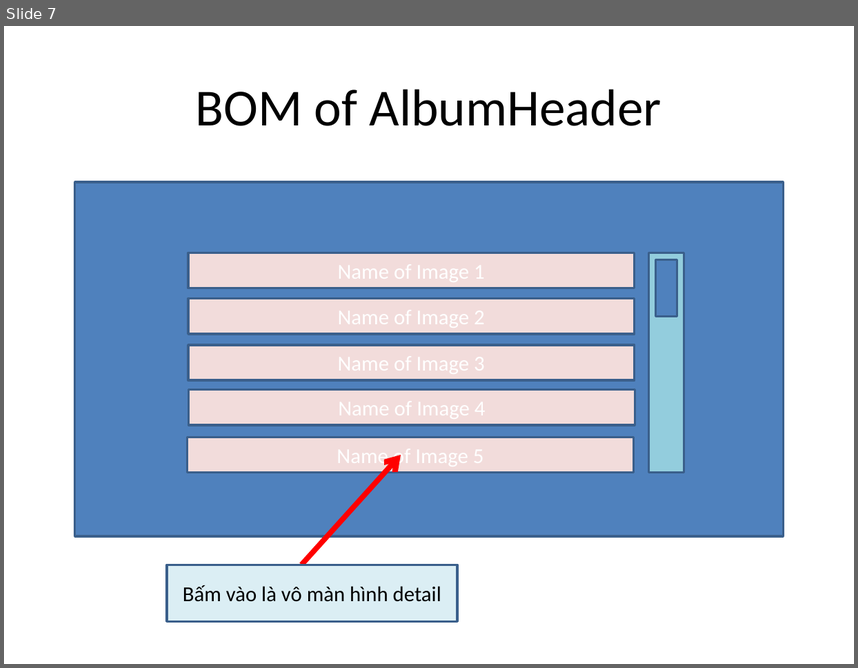
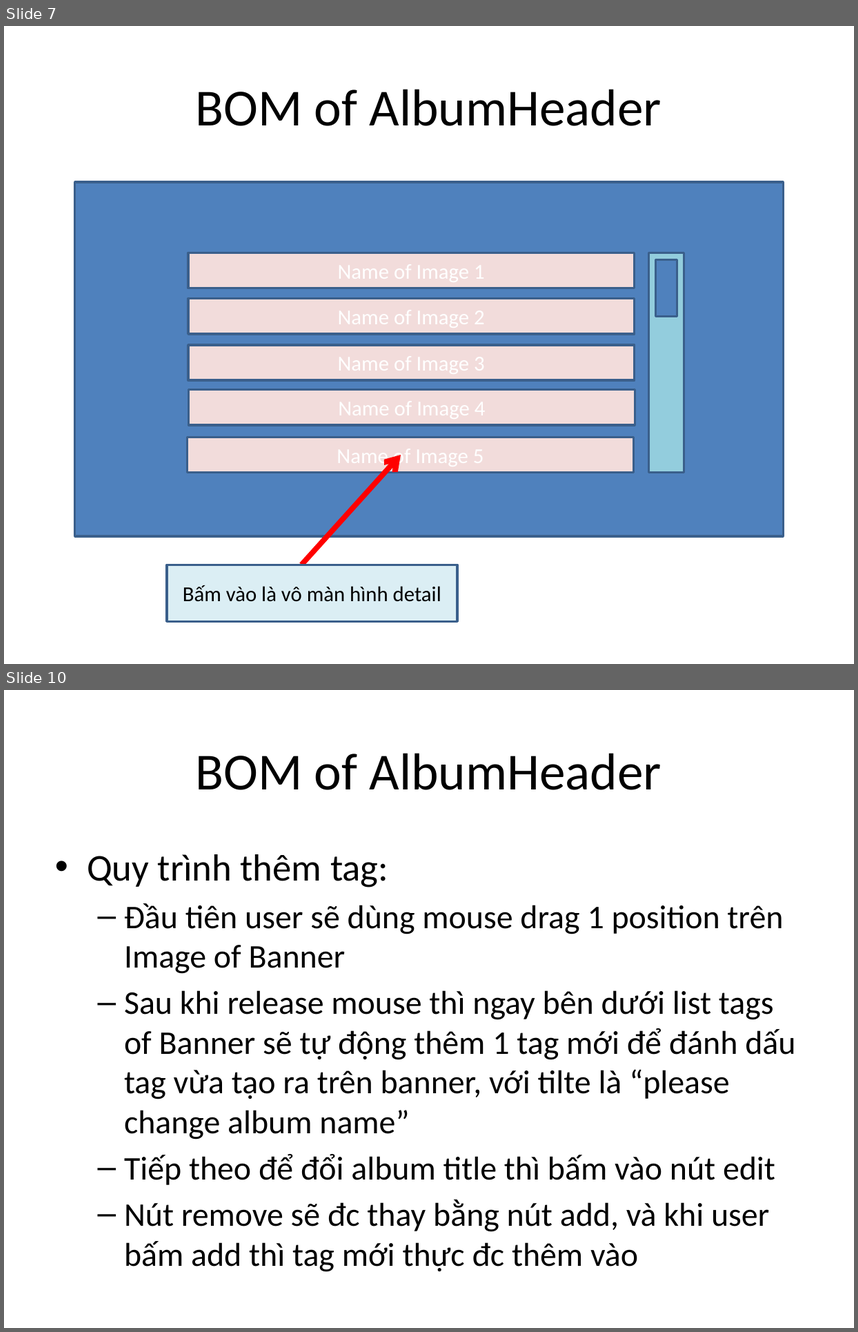
Before and after one commit to google-code-export/dau-gia-truc-tuyen-dhnl2, a slide deck: source/musicpage/Documents/Music page.pptx. Shown one above the other, each under a label of ours: slide 7 before the commit, slides 7 and 10 after it; the slides between them are not shown. The pictures are 858x668 and 858x1332 pixels, drawn with LibreOffice and Linux fonts; fonts in the diff are those of the drawing. Boxes give left, top, right and bottom in pixels: in the first picture for what was removed or moved away, otherwise in the second. Text is boxed around its words. In the diff, an @@ line names an element or a change of style, - is before the commit and + after.

```diff
--- a/source/musicpage/Documents/Music page.pptx
+++ b/source/musicpage/Documents/Music page.pptx
@@ slide 10 added at box(4, 690, 854, 1328), background #FFFFFF @@
@@ title added at box(196, 753, 662, 790), 44 pt, text #000000 @@
+BOM of AlbumHeader
@@ text added at box(87, 854, 795, 1272), 28 pt, text #000000 @@
+• Quy trình thêm tag:
+  – Đầu tiên user sẽ dùng mouse drag 1 position trên Image of Banner
+  – Sau khi release mouse thì ngay bên dưới list tags of Banner sẽ tự động thêm 1 tag mới để đánh dấu tag vừa tạo ra trên banner, với tilte là “please change album name”
+  – Tiếp theo để đổi album title thì bấm vào nút edit
+  – Nút remove sẽ đc thay bằng nút add, và khi user bấm add thì tag mới thực đc thêm vào
```
Also in this commit, not shown: 1 slide changed, 3 other slides added.
